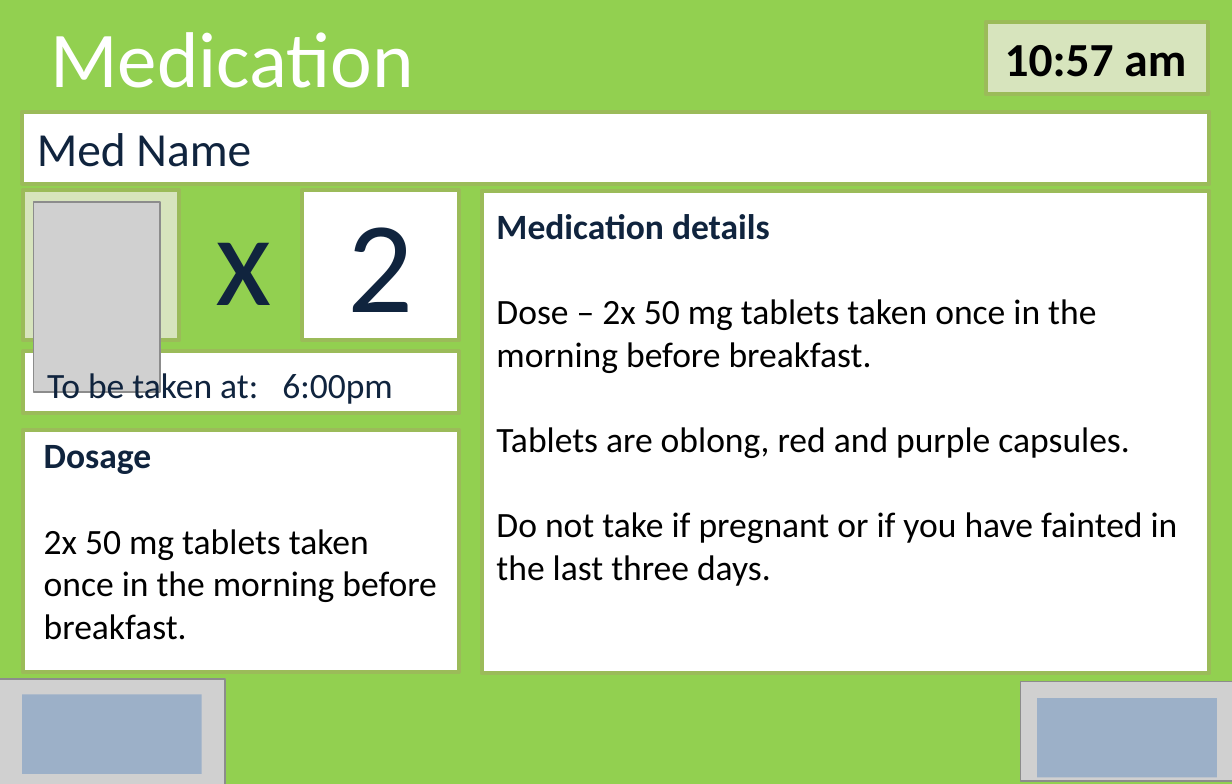
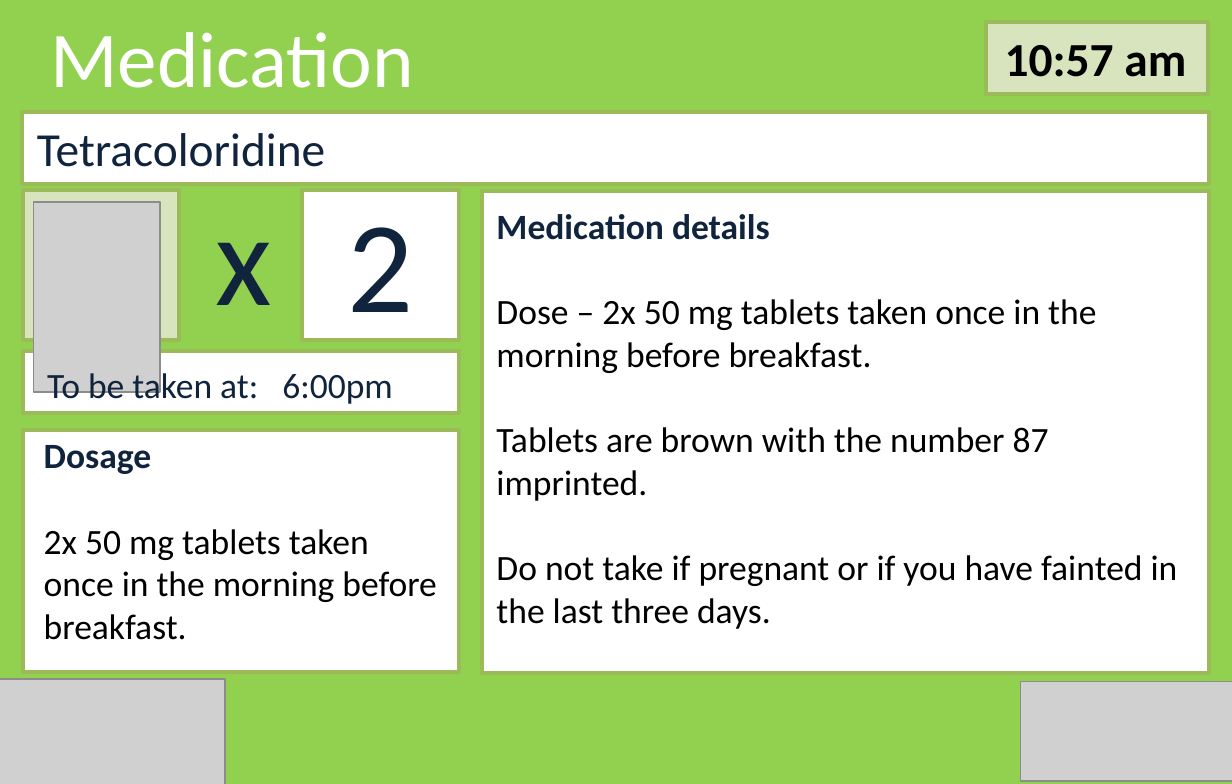
Before and after one commit to Gordo851/Design, a slide deck: slide 20 of story_board_buttonAction2.pptx (slide 11 before the commit). Drawn at 1232x784 pixels with LibreOffice and Linux fonts; fonts in the diff are those of the drawing; grey boxes stand for pictures. Boxes give left, top, right and bottom in pixels: in the first picture for what was removed or moved away, otherwise in the second. Text is boxed around its words. In the diff, an @@ line names an element or a change of style, - is before the commit and + after.

```diff
--- a/story_board_buttonAction2.pptx
+++ b/story_board_buttonAction2.pptx
@@ text at <box>37,133,325,167</box>: text changed @@
-Med Name
+Tetracoloridine
@@ text at <box>496,427,1049,501</box>: text changed @@
-Tablets are oblong, red and purple capsules.
+Tablets are brown with the number 87 imprinted.
@@ action button blank removed at <box>21,694,201,774</box> @@
@@ action button blank removed at <box>1037,699,1216,778</box> @@
```
Also in this commit, not shown: 12 other slides changed, 11 slides added.
